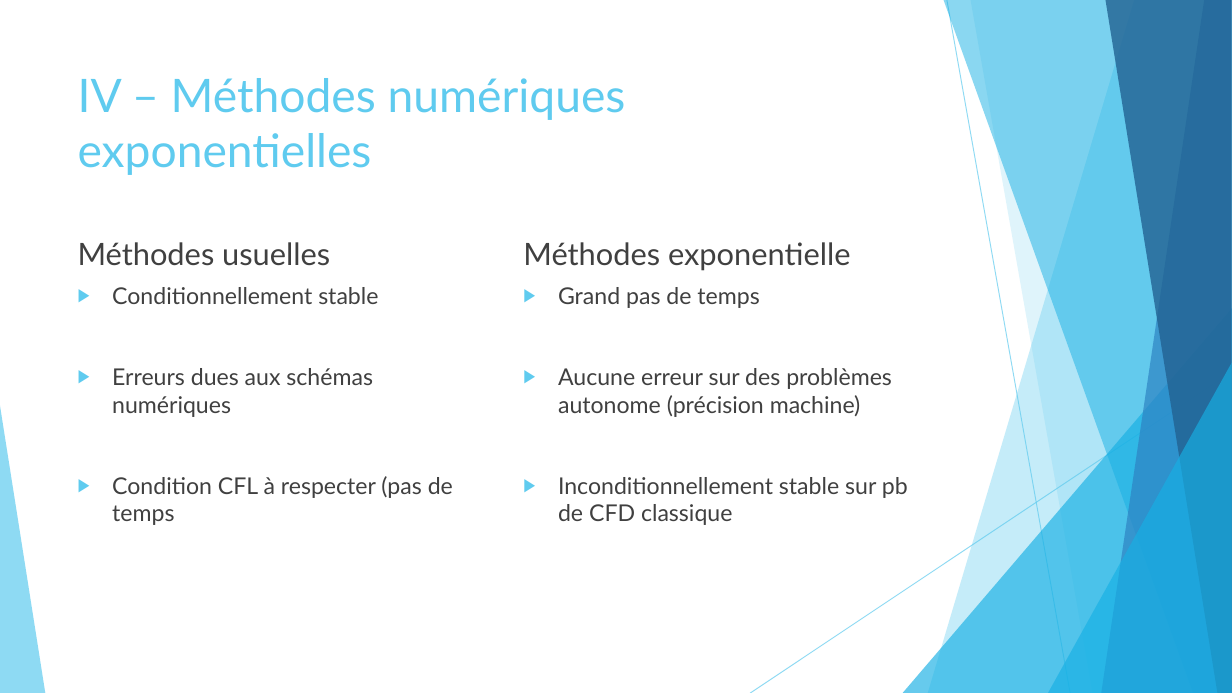
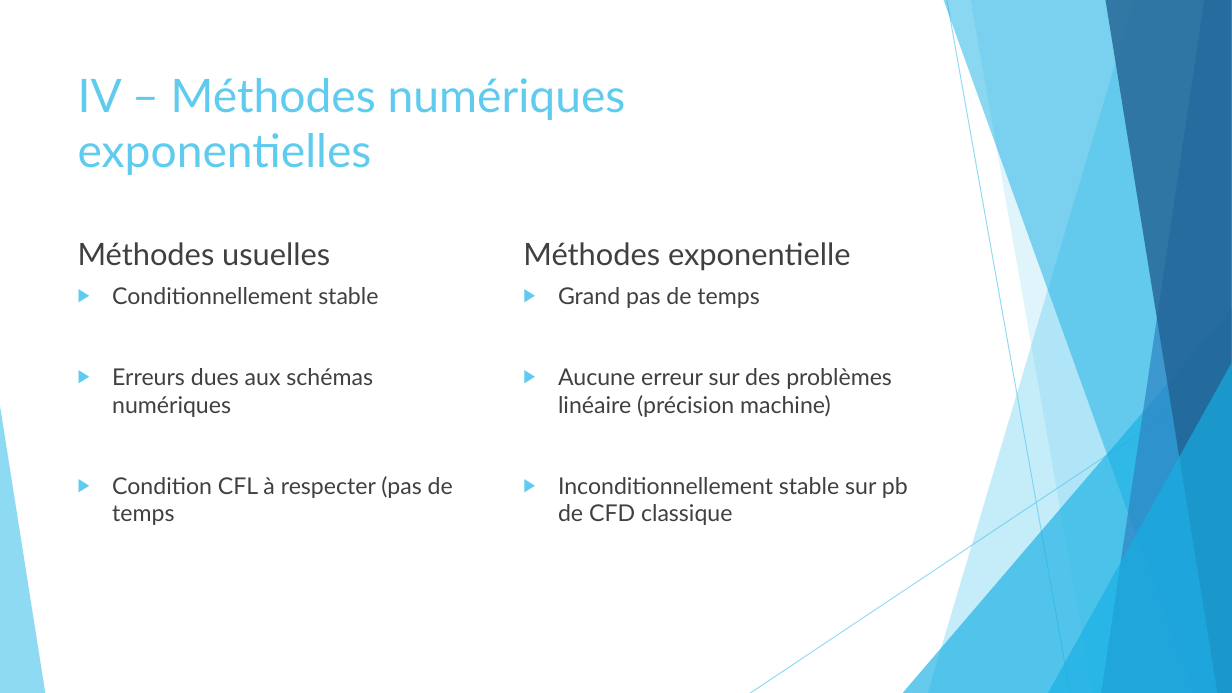
Before and after one commit to pierreXVI/PIE, a slide deck: slide 22 of oral_presentation/Oral_presentation_12_02_2019.pptx (slide 20 before the commit). Drawn at 1232x693 pixels with LibreOffice and Linux fonts; fonts in the diff are those of the drawing. Boxes give left, top, right and bottom in pixels: in the first picture for what was removed or moved away, otherwise in the second. Text is boxed around its words. In the diff, an @@ line names an element or a change of style, - is before the commit and + after.

```diff
--- a/oral_presentation/Oral_presentation_12_02_2019.pptx
+++ b/oral_presentation/Oral_presentation_12_02_2019.pptx
@@ text at (558, 368, 892, 417): text changed @@
-▶ Aucune erreur sur des problèmes autonome (précision machine)
+▶ Aucune erreur sur des problèmes linéaire (précision machine)
```
Also in this commit, not shown: 7 other slides changed, 3 slides added, 1 slide removed, 1 other file.
